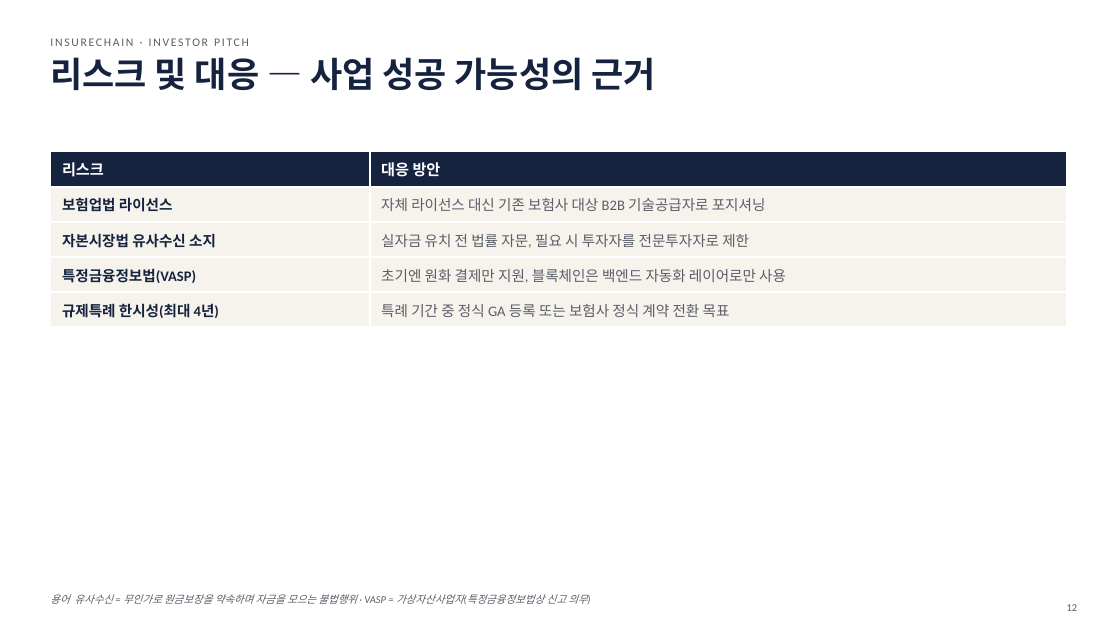
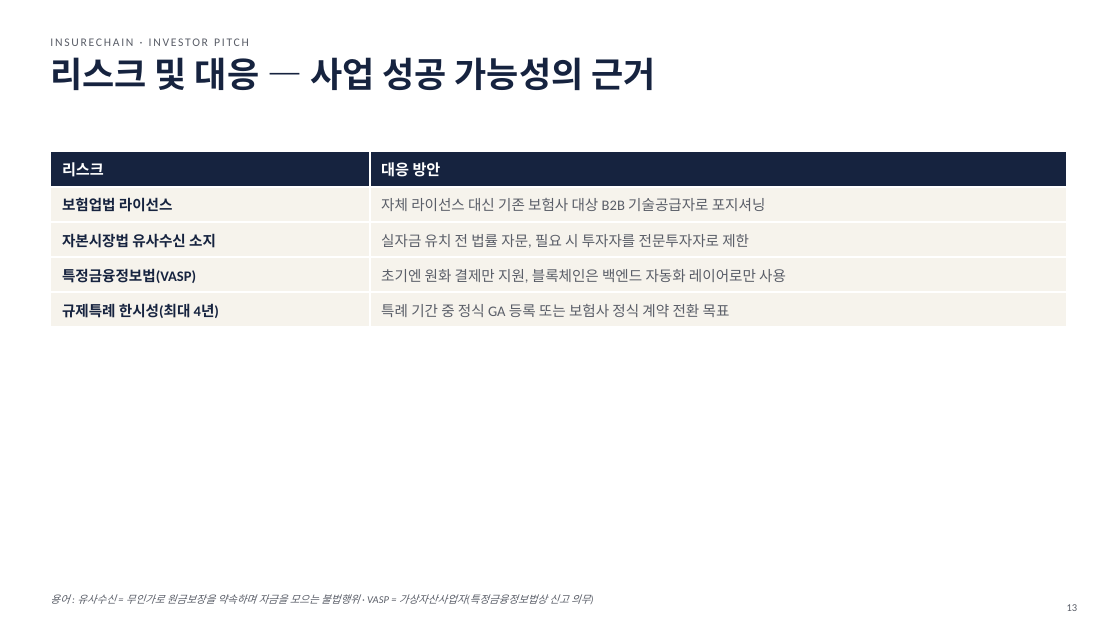
Before and after one commit to leeyonsei78/capstone_project_alpha, a slide deck: slide 13 of 인슈어체인_투자피칭_발표자료.pptx (slide 12 before the commit). Drawn at 1120x630 pixels with LibreOffice and Linux fonts; fonts in the diff are those of the drawing. Boxes give left, top, right and bottom in pixels: in the first picture for what was removed or moved away, otherwise in the second. Text is boxed around its words. In the diff, an @@ line names an element or a change of style, - is before the commit and + after.

```diff
--- a/인슈어체인_투자피칭_발표자료.pptx
+++ b/인슈어체인_투자피칭_발표자료.pptx
@@ text at [50,594,590,604]: text changed @@
-용어 유사수신 = 무인가로 원금보장을 약속하며 자금을 모으는 불법행위 · VASP = 가상자산사업자(특정금융정보법상 신고 의무)
+용어 : 유사수신 = 무인가로 원금보장을 약속하며 자금을 모으는 불법행위 · VASP = 가상자산사업자(특정금융정보법상 신고 의무)
```
Also in this commit, not shown: 13 other slides changed, 1 slide added.
